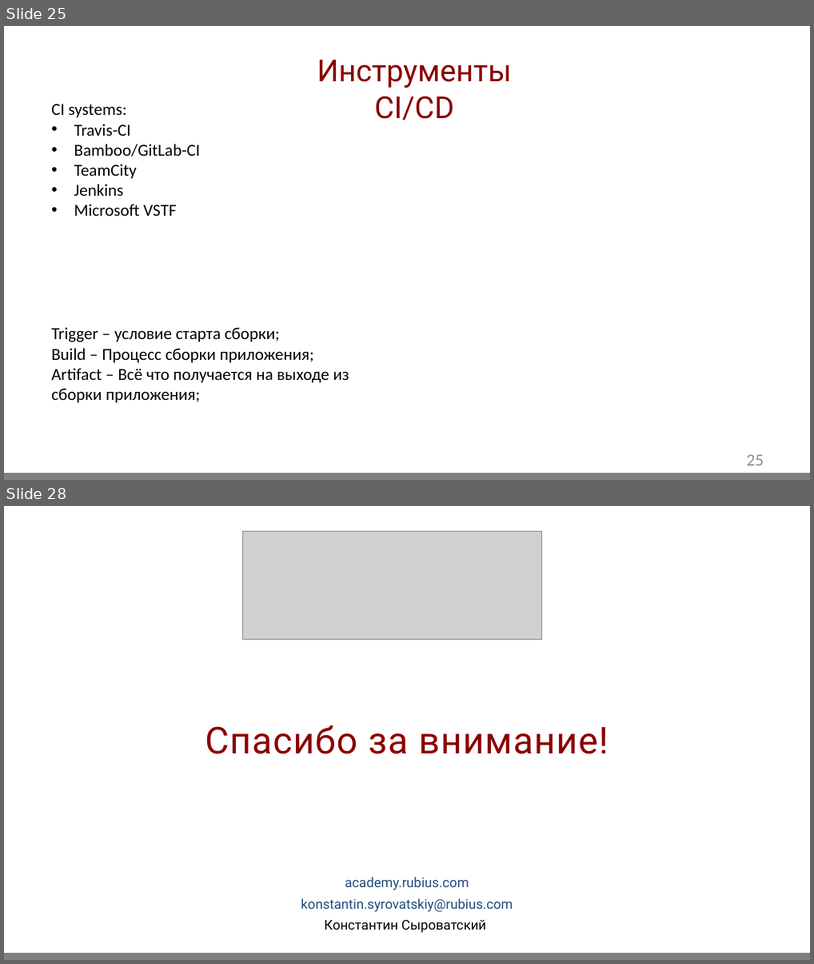
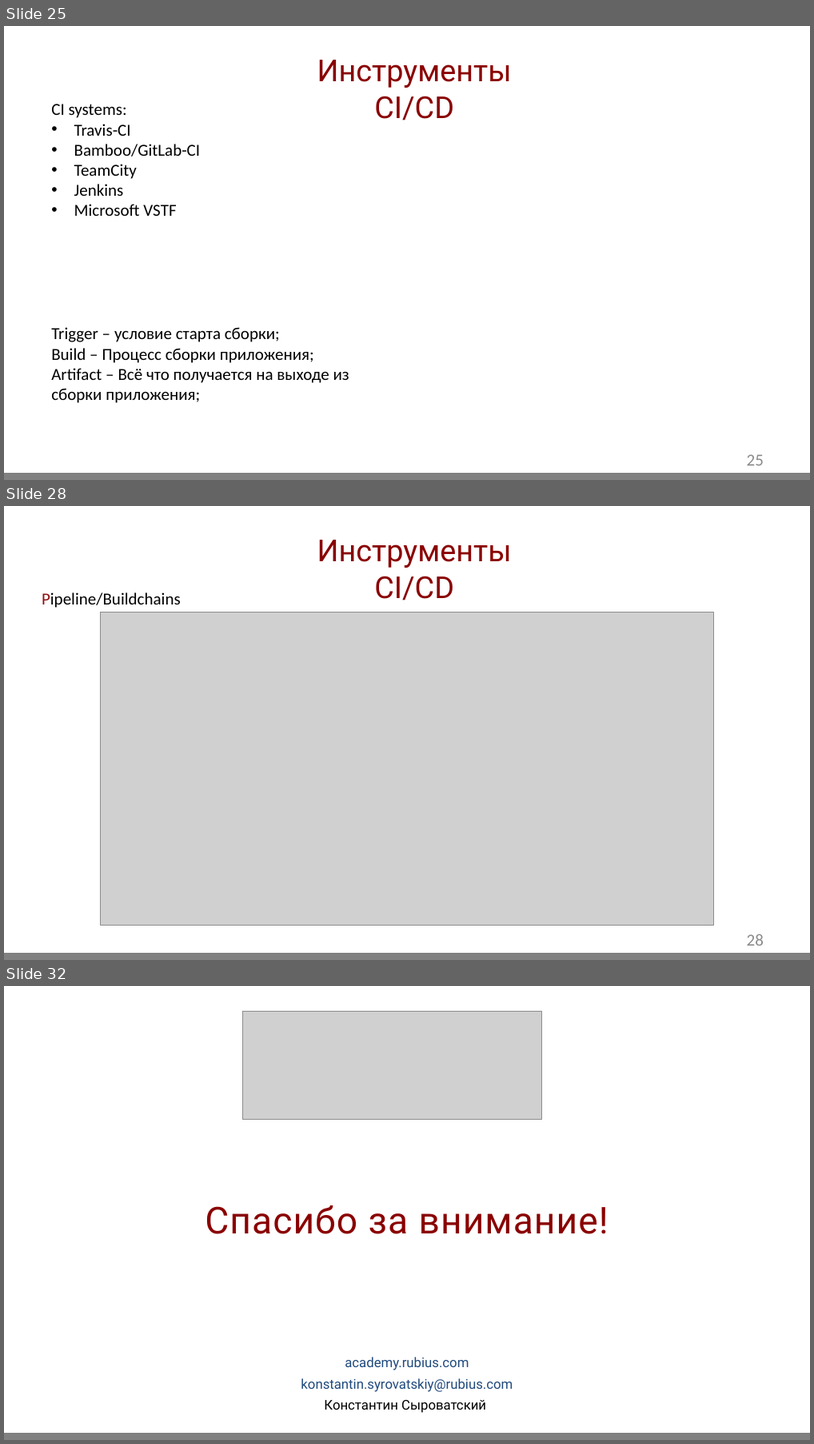
Before and after one commit to GidMaster/qa-courses, a slide deck: lection.pptx. Shown one above the other, each under a label of ours: slides 25 and 28 before the commit, slides 25, 28 and 32 after it; the slides between them are not shown. The pictures are 814x964 and 814x1444 pixels, drawn with LibreOffice and Linux fonts; fonts in the diff are those of the drawing; grey boxes stand for pictures; background and template pictures are left out. Boxes give left, top, right and bottom in pixels: in the first picture for what was removed or moved away, otherwise in the second. Text is boxed around its words. In the diff, an @@ line names an element or a change of style, - is before the commit and + after.

```diff
--- a/lection.pptx
+++ b/lection.pptx
@@ slide 28 added at box(4, 506, 810, 960), background #FFFFFF; not listed: 2 template elements that a slide beside it also shows @@
@@ text added at box(318, 540, 512, 600), 36 pt, text #8A0000 @@
+Инструменты CI/CD
@@ text added at box(42, 592, 181, 608), 20 pt, text #000000 @@
+Pipeline/Buildchains
@@ picture added at box(100, 612, 714, 925) @@
@@ page number added at box(747, 934, 764, 945), 20 pt, text #8C8C8C @@
+28
@@ what was slide 28 is now slide 32 @@
```
Also in this commit, not shown: 2 slides changed, 5 other slides added, 1 slide removed.
